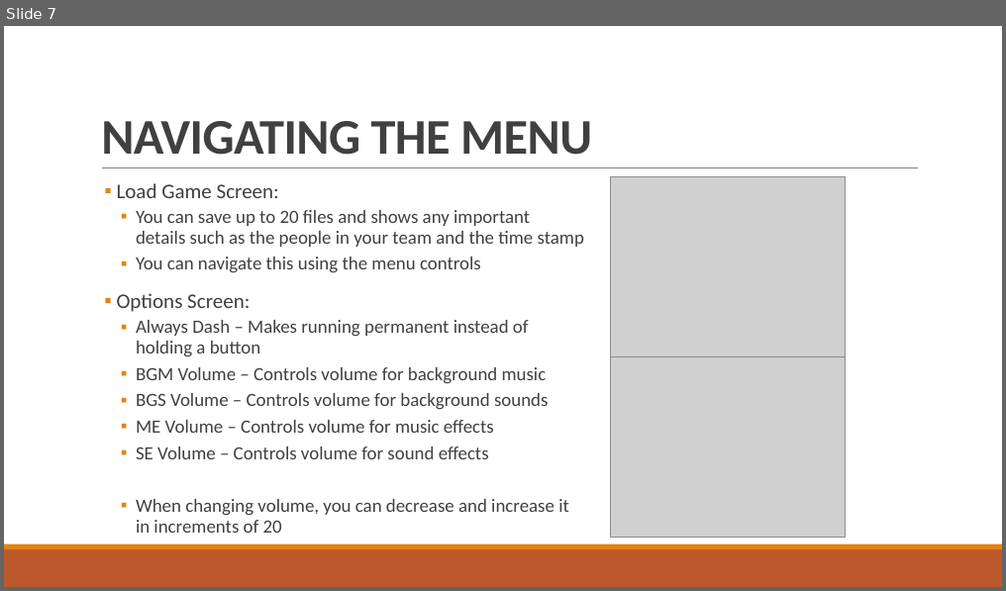
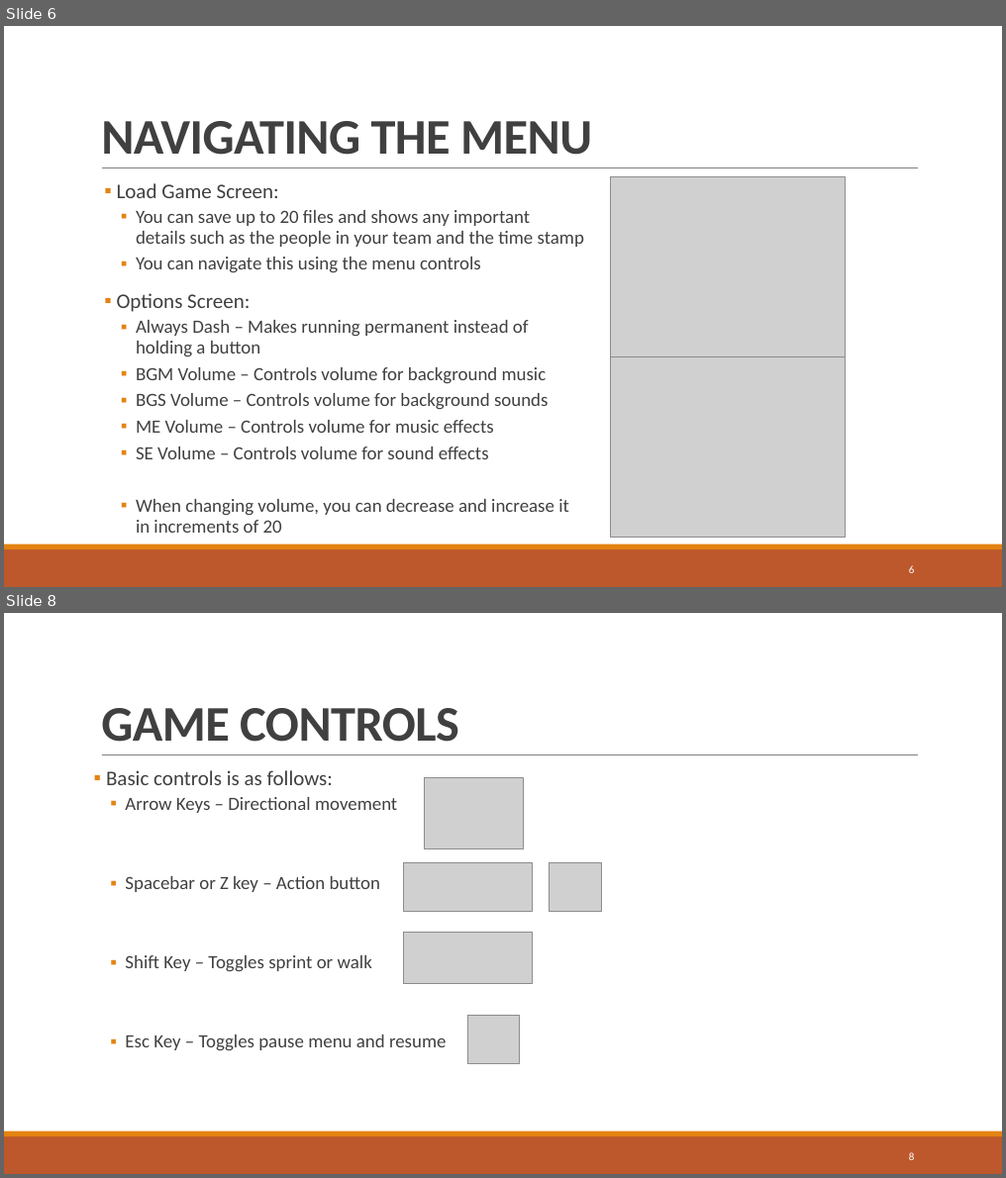
Before and after one commit to nevh122/Devwahrphobia, a slide deck: Documents/DEVWAHRPHOBIA-PlAYBOOK.pptx. Shown one above the other, each under a label of ours: slide 7 before the commit, slides 6 and 8 after it; the slides between them are not shown. The pictures are 1006x591 and 1006x1178 pixels, drawn with LibreOffice and Linux fonts; fonts in the diff are those of the drawing; grey boxes stand for pictures. Boxes give left, top, right and bottom in pixels: in the first picture for what was removed or moved away, otherwise in the second. Text is boxed around its words. In the diff, an @@ line names an element or a change of style, - is before the commit and + after.

```diff
--- a/Documents/DEVWAHRPHOBIA-PlAYBOOK.pptx
+++ b/Documents/DEVWAHRPHOBIA-PlAYBOOK.pptx
@@ slide 8 added at (4, 613, 1002, 1174), background #FFFFFF; not listed: 3 template elements that a slide beside it also shows @@
@@ title added at (101, 708, 459, 742), 48 pt, text #404040, bold @@
+GAME CONTROLS
@@ text added at (106, 770, 446, 1052), 18 pt, text #404040 @@
+▪ Basic controls is as follows:
+  ▪ Arrow Keys – Directional movement
+  ▪ Spacebar or Z key – Action button
+  ▪ Shift Key – Toggles sprint or walk
+  ▪ Esc Key – Toggles pause menu and resume
@@ picture added at (424, 777, 524, 849) @@
@@ picture added at (403, 862, 532, 912) @@
@@ picture added at (549, 862, 602, 912) @@
@@ picture added at (403, 932, 532, 983) @@
@@ picture added at (467, 1015, 519, 1064) @@
@@ page number added at (909, 1153, 915, 1160), 10.5 pt, text #FFFFFF @@
+8
@@ what was slide 7 is now slide 6 @@
@@ slide 6 changed as well @@
@@ page number added at (909, 566, 915, 573), 10.5 pt, text #FFFFFF @@
+6
```
Also in this commit, not shown: 6 other slides changed, 1 other slide added, 1 slide removed.
